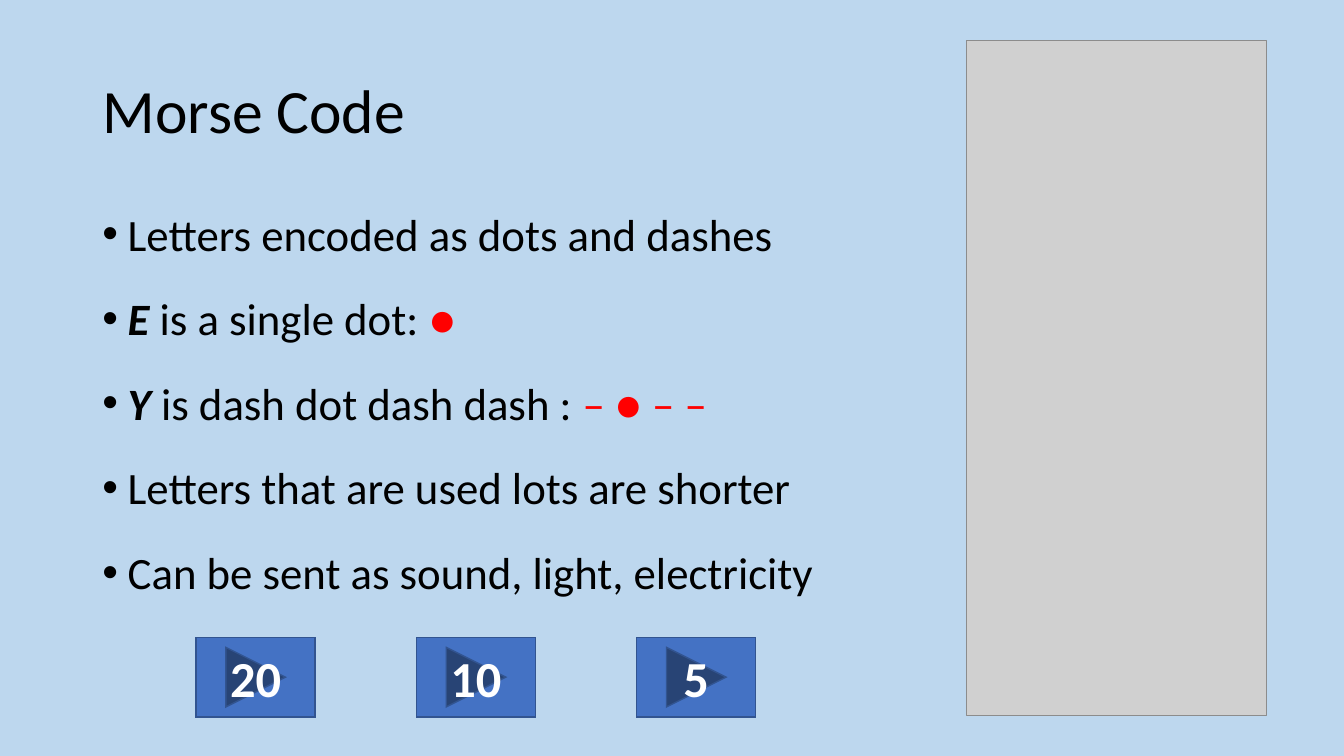
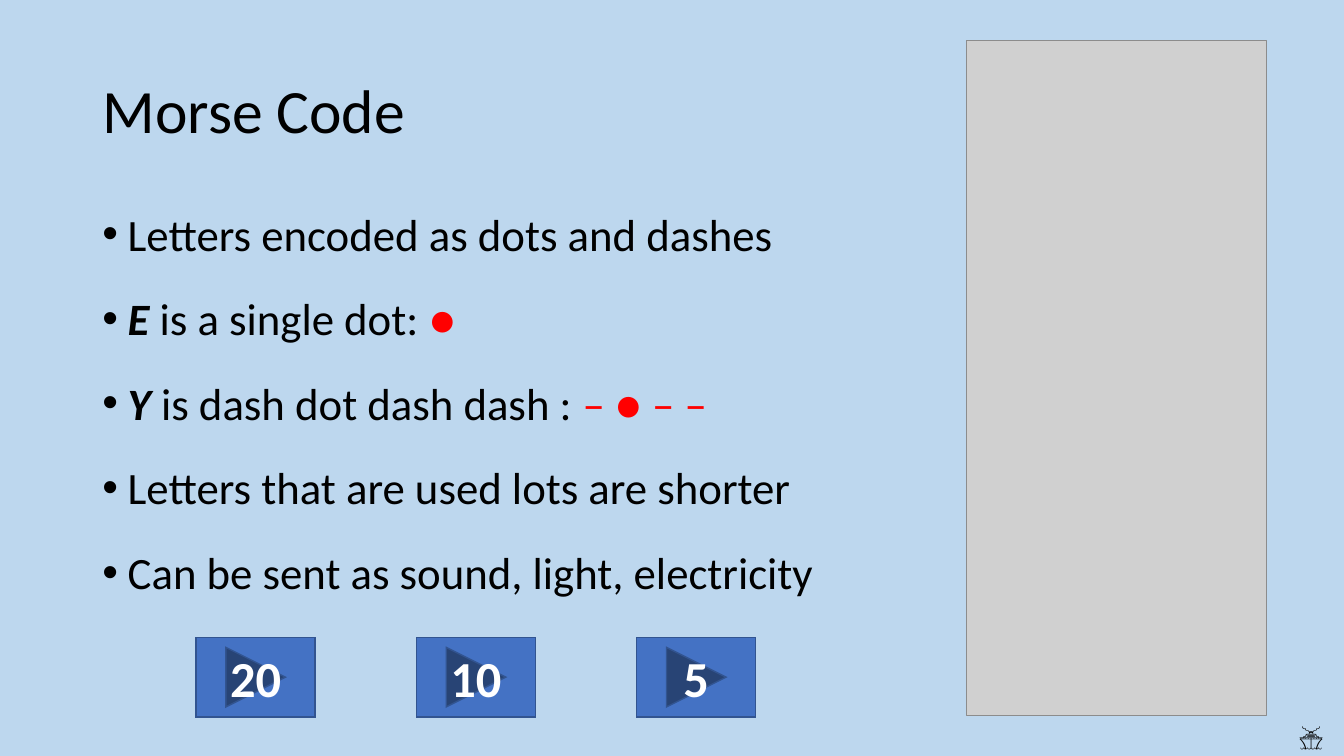
Before and after one commit to MrFriendCS/MrFriendCS.github.io, a slide deck: slide 4 of s1/S1 CS Slides.pptx. Drawn at 1344x756 pixels with LibreOffice and Linux fonts; fonts in the diff are those of the drawing; grey boxes stand for pictures. Boxes give left, top, right and bottom in pixels: in the first picture for what was removed or moved away, otherwise in the second. Text is boxed around its words. In the diff, an @@ line names an element or a change of style, - is before the commit and + after.

```diff
--- a/s1/S1 CS Slides.pptx
+++ b/s1/S1 CS Slides.pptx
@@ text added at (x1=1289, y1=716, x2=1344, y2=756), 18 pt, text #000000 @@
+🚢
```
Also in this commit, not shown: 1 other file.
